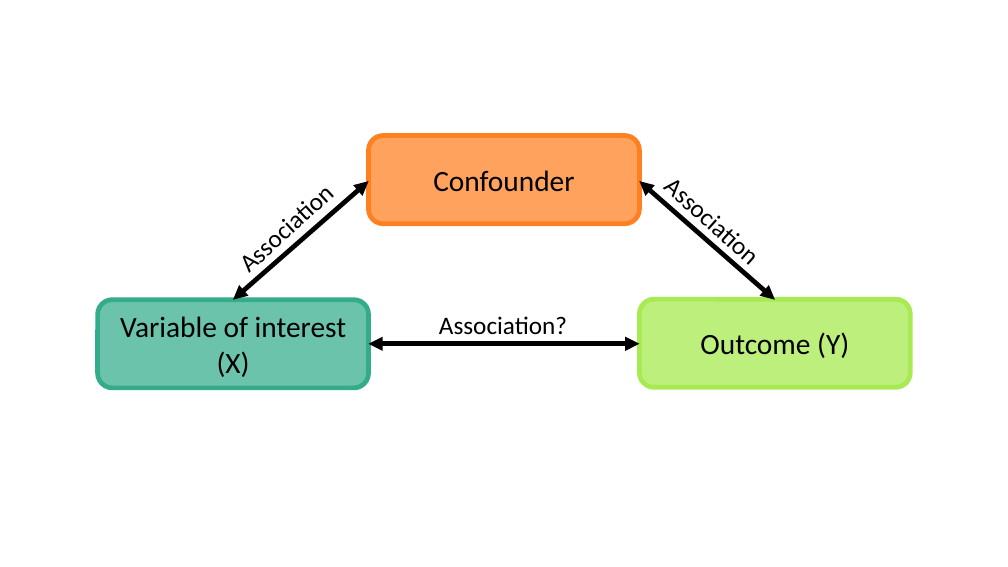
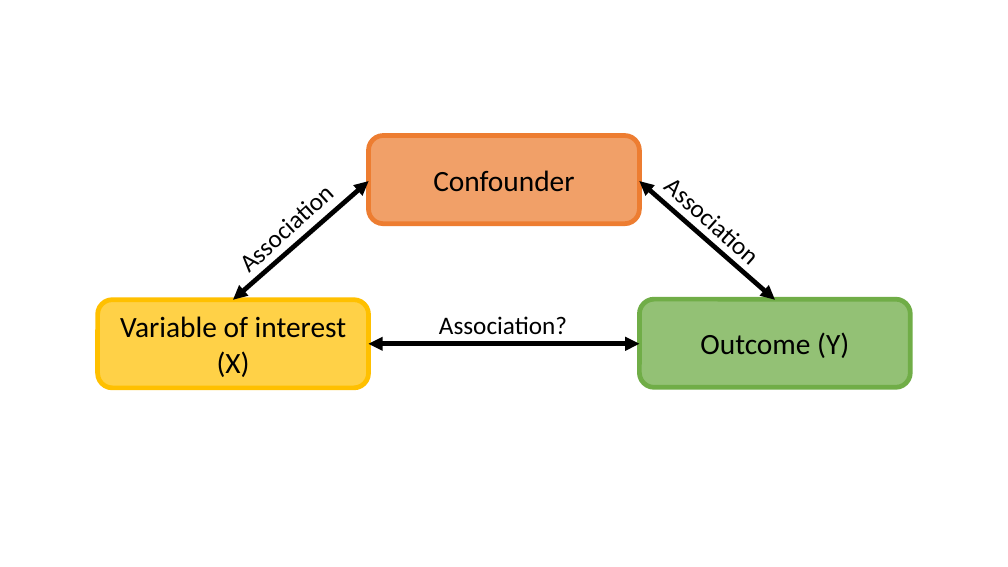
Before and after one commit to nwakim/S2024_BSTA_513, a slide deck: slide 2 of lectures/11_Interactions/images/confounder.pptx. Drawn at 1008x567 pixels with LibreOffice and Linux fonts; fonts in the diff are those of the drawing. Boxes give left, top, right and bottom in pixels: in the first picture for what was removed or moved away, otherwise in the second. Text is boxed around its words. In the diff, an @@ line names an element or a change of style, - is before the commit and + after.

```diff
--- a/lectures/11_Interactions/images/confounder.pptx
+++ b/lectures/11_Interactions/images/confounder.pptx
@@ rounded rectangle "Confounder" at (x1=368, y1=135, x2=639, y2=224): fill #FF8021 at 73% opacity to #ED7D31 at 73% opacity; outline #FF8021 4.5 pt to #ED7D31 4.5 pt @@
@@ rounded rectangle "Variable of interest (X)" at (x1=98, y1=299, x2=368, y2=388): fill #34AC8B at 72% opacity to #FFC000 at 72% opacity; outline #34AC8B 4.5 pt to #FFC000 4.5 pt @@
@@ rounded rectangle "Outcome (Y)" at (x1=640, y1=299, x2=910, y2=388): fill #A7EA52 at 75% opacity to #70AD47 at 75% opacity; outline #A7EA52 4.5 pt to #70AD47 4.5 pt @@
```
Also in this commit, not shown: 11 other files.
